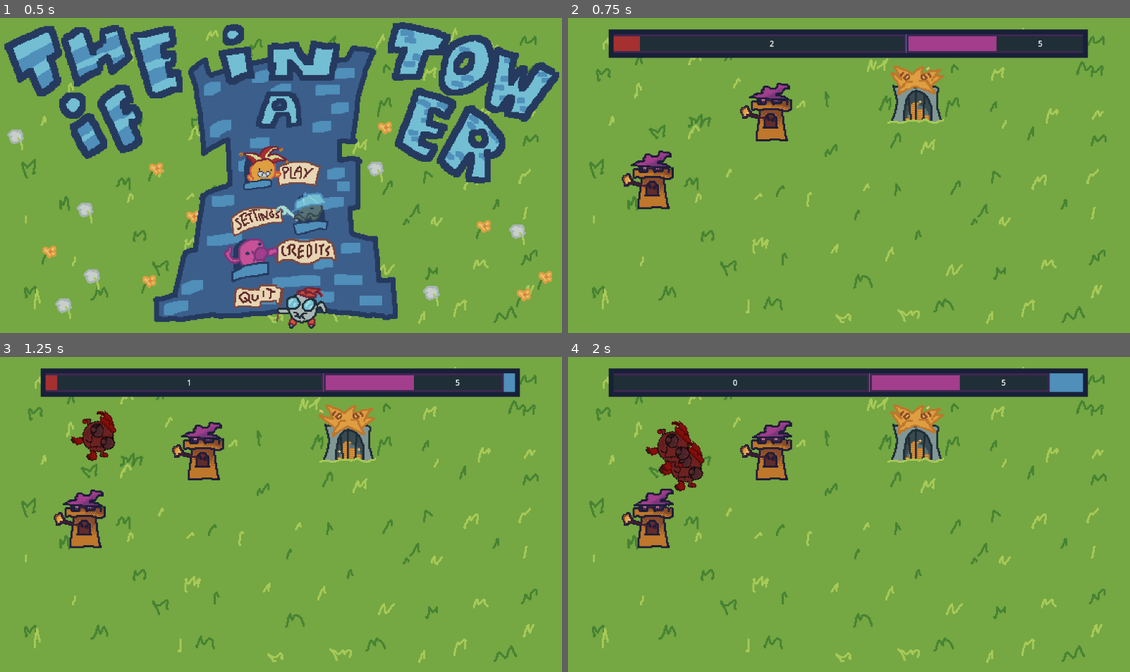
Above: before the commit, frames 1-4 (two rows, left to right).
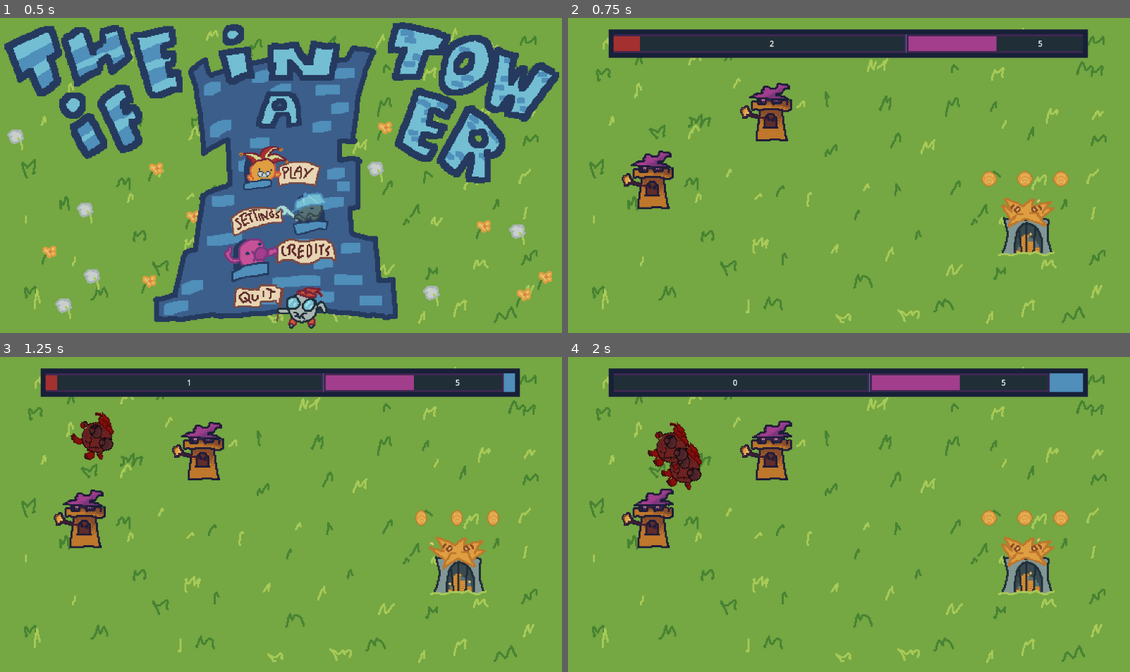
Above: after the commit, the same moments.

Repository: MagnusLucas/BrackeysAugust26
Game: Godot game, scene res://scenes/main_menu.tscn
The game is run twice, just before and just after one commit, with the same random seed, the same clock (stepped at 60 frames per second) and the same inputs. The engine's default icon, where the game draws it, is replaced by a stand-in: a white triangle on a blue panel in a dark square.
Inputs (mouse positions are in pixels of both pictures, inside the frame that each line leads up to):
- Up to frame 1 (0.5 s): no input
- Up to frame 2 (0.75 s): click (849, 169) at 0.5 s
- Up to frame 3 (1.25 s): no input
- Up to frame 4 (2 s): move the mouse to (770, 451) at 1.27 s; click (770, 451) at 1.42 s

Frame 1 is identical in both runs. In frame 2, 3.1% of the frame differs, in the area x 56-90%, y 14-76%; in frame 3, 3.5%; in frame 4, 4.0%, in the area x 13-90%, y 14-76%.

Commit message:
coin added

Diff:
--- a/scenes/base/base.gd
+++ b/scenes/base/base.gd
@@ -11,12 +11,10 @@
 	_update_visuals()
 	base_stats.lost_all_health.connect(_on_lost_all_health)
 
-
 func _update_visuals() -> void:
 	for child_idx in health_container.get_child_count():
-		var child: TextureRect = health_container.get_child(child_idx)
+		var child: Control = health_container.get_child(child_idx)
 		child.visible = base_stats.hp > child_idx
-
 
 func _on_area_entered(area: Area2D) -> void:
 	area.queue_free()
--- a/scenes/base/base.tscn
+++ b/scenes/base/base.tscn
@@ -4,7 +4,7 @@
 [ext_resource type="Script" uid="uid://bmyiou3m7ft1g" path="res://components/circle_collision_shape.gd" id="1_yoymw"]
 [ext_resource type="Resource" uid="uid://dacwdrcvc2p5y" path="res://data/basic_base_stats.tres" id="2_2ket1"]
 [ext_resource type="Texture2D" uid="uid://cu2brrjdox8jr" path="res://assets/towers/King.png" id="3_t7shy"]
-[ext_resource type="Texture2D" uid="uid://0jssmfmsn2ra" path="res://icon.svg" id="3_ttpcr"]
+[ext_resource type="Texture2D" uid="uid://bsx0slic4lo2o" path="res://assets/Coin.png" id="5_t7shy"]
 
 [sub_resource type="AtlasTexture" id="AtlasTexture_e5se4"]
 atlas = ExtResource("3_t7shy")
@@ -31,6 +31,63 @@
 [sub_resource type="CircleShape2D" id="CircleShape2D_opt3f"]
 radius = 64.0
 
+[sub_resource type="AtlasTexture" id="AtlasTexture_opt3f"]
+atlas = ExtResource("5_t7shy")
+region = Rect2(0, 0, 16, 16)
+
+[sub_resource type="AtlasTexture" id="AtlasTexture_g60pn"]
+atlas = ExtResource("5_t7shy")
+region = Rect2(16, 0, 16, 16)
+
+[sub_resource type="AtlasTexture" id="AtlasTexture_knman"]
+atlas = ExtResource("5_t7shy")
+region = Rect2(32, 0, 16, 16)
+
+[sub_resource type="AtlasTexture" id="AtlasTexture_oujnm"]
+atlas = ExtResource("5_t7shy")
+region = Rect2(48, 0, 16, 16)
+
+[sub_resource type="AtlasTexture" id="AtlasTexture_bvxot"]
+atlas = ExtResource("5_t7shy")
+region = Rect2(64, 0, 16, 16)
+
+[sub_resource type="AtlasTexture" id="AtlasTexture_3exvk"]
+atlas = ExtResource("5_t7shy")
+region = Rect2(80, 0, 16, 16)
+
+[sub_resource type="AtlasTexture" id="AtlasTexture_1ux5t"]
+atlas = ExtResource("5_t7shy")
+region = Rect2(96, 0, 16, 16)
+
+[sub_resource type="SpriteFrames" id="SpriteFrames_hgse7"]
+animations = [{
+"frames": [{
+"duration": 1.0,
+"texture": SubResource("AtlasTexture_opt3f")
+}, {
+"duration": 1.0,
+"texture": SubResource("AtlasTexture_g60pn")
+}, {
+"duration": 1.0,
+"texture": SubResource("AtlasTexture_knman")
+}, {
+"duration": 1.0,
+"texture": SubResource("AtlasTexture_oujnm")
+}, {
+"duration": 1.0,
+"texture": SubResource("AtlasTexture_bvxot")
+}, {
+"duration": 1.0,
+"texture": SubResource("AtlasTexture_3exvk")
+}, {
+"duration": 1.0,
+"texture": SubResource("AtlasTexture_1ux5t")
+}],
+"loop": 1,
+"name": &"default",
+"speed": 5.0
+}]
+
 [node name="Base" type="Area2D" unique_id=2018472515]
 collision_layer = 4
 collision_mask = 2
@@ -41,7 +98,7 @@
 scale = Vector2(2, 2)
 sprite_frames = SubResource("SpriteFrames_nj8pf")
 autoplay = "default"
-frame_progress = 0.8873383
+frame_progress = 0.8073361
 
 [node name="CircleCollisionShape" type="CollisionShape2D" parent="." unique_id=1503516649]
 shape = SubResource("CircleShape2D_opt3f")
@@ -62,38 +119,65 @@
 offset_bottom = -78.0
 grow_horizontal = 2
 grow_vertical = 0
+size_flags_horizontal = 4
+alignment = 1
 
-[node name="TextureRect" type="TextureRect" parent="HealthContainer" unique_id=2112169752]
-custom_minimum_size = Vector2(16, 16)
+[node name="TextureRect" type="Control" parent="HealthContainer" unique_id=1570631375]
+custom_minimum_size = Vector2(32, 32)
 layout_mode = 2
-texture = ExtResource("3_ttpcr")
-expand_mode = 3
-stretch_mode = 4
+size_flags_horizontal = 6
+size_flags_vertical = 4
 
-[node name="TextureRect2" type="TextureRect" parent="HealthContainer" unique_id=1070389518]
-custom_minimum_size = Vector2(16, 16)
+[node name="Coin" type="AnimatedSprite2D" parent="HealthContainer/TextureRect" unique_id=377480157]
+position = Vector2(16, 16)
+scale = Vector2(2, 2)
+sprite_frames = SubResource("SpriteFrames_hgse7")
+autoplay = "default"
+
+[node name="TextureRect2" type="Control" parent="HealthContainer" unique_id=1712403129]
+custom_minimum_size = Vector2(32, 32)
 layout_mode = 2
-texture = ExtResource("3_ttpcr")
-expand_mode = 3
-stretch_mode = 4
+size_flags_horizontal = 6
+size_flags_vertical = 4
 
-[node name="TextureRect3" type="TextureRect" parent="HealthContainer" unique_id=902475505]
-custom_minimum_size = Vector2(16, 16)
+[node name="Coin" type="AnimatedSprite2D" parent="HealthContainer/TextureRect2" unique_id=611357682]
+position = Vector2(16, 16)
+scale = Vector2(2, 2)
+sprite_frames = SubResource("SpriteFrames_hgse7")
+autoplay = "default"
+
+[node name="TextureRect3" type="Control" parent="HealthContainer" unique_id=1483320358]
+custom_minimum_size = Vector2(32, 32)
 layout_mode = 2
-texture = ExtResource("3_ttpcr")
-expand_mode = 3
-stretch_mode = 4
+size_flags_horizontal = 6
+size_flags_vertical = 4
 
-[node name="TextureRect4" type="TextureRect" parent="HealthContainer" unique_id=521674222]
-custom_minimum_size = Vector2(16, 16)
+[node name="Coin" type="AnimatedSprite2D" parent="HealthContainer/TextureRect3" unique_id=1548670833]
+position = Vector2(16, 16)
+scale = Vector2(2, 2)
+sprite_frames = SubResource("SpriteFrames_hgse7")
+autoplay = "default"
+
+[node name="TextureRect4" type="Control" parent="HealthContainer" unique_id=1313677343]
+custom_minimum_size = Vector2(32, 32)
 layout_mode = 2
-texture = ExtResource("3_ttpcr")
-expand_mode = 3
-stretch_mode = 4
+size_flags_horizontal = 6
+size_flags_vertical = 4
 
-[node name="TextureRect5" type="TextureRect" parent="HealthContainer" unique_id=1555972184]
-custom_minimum_size = Vector2(16, 16)
+[node name="Coin" type="AnimatedSprite2D" parent="HealthContainer/TextureRect4" unique_id=774700748]
+position = Vector2(16, 16)
+scale = Vector2(2, 2)
+sprite_frames = SubResource("SpriteFrames_hgse7")
+autoplay = "default"
+
+[node name="TextureRect5" type="Control" parent="HealthContainer" unique_id=349062765]
+custom_minimum_size = Vector2(32, 32)
 layout_mode = 2
-texture = ExtResource("3_ttpcr")
-expand_mode = 3
-stretch_mode = 4
+size_flags_horizontal = 6
+size_flags_vertical = 4
+
+[node name="Coin" type="AnimatedSprite2D" parent="HealthContainer/TextureRect5" unique_id=1042394775]
+position = Vector2(16, 16)
+scale = Vector2(2, 2)
+sprite_frames = SubResource("SpriteFrames_hgse7")
+autoplay = "default"
--- a/scenes/enemy/enemy.tscn
+++ b/scenes/enemy/enemy.tscn
@@ -125,8 +125,9 @@
 [node name="Sprite2D" type="AnimatedSprite2D" parent="Enemy" unique_id=1532550252]
 scale = Vector2(2, 2)
 sprite_frames = SubResource("SpriteFrames_nj8pf")
-animation = &"death"
-frame_progress = 0.4749244
+animation = &"walk"
+autoplay = "walk"
+frame_progress = 0.6574614
 
 [node name="CircleCollisionShape" type="CollisionShape2D" parent="Enemy" unique_id=2102563477]
 scale = Vector2(2, 2)
--- a/scenes/test_scene.tscn
+++ b/scenes/test_scene.tscn
@@ -14,7 +14,7 @@
 
 [sub_resource type="Curve2D" id="Curve2D_7ddre"]
 _data = {
-"points": PackedVector2Array(0, 0, 0, 0, 193, 153, 0, 0, 0, 0, 308, 330, 0, 0, 0, 0, 705, 159)
+"points": PackedVector2Array(0, 0, 0, 0, 193, 153, 0, 0, 0, 0, 308, 330, 0, 0, 0, 0, 926, 451)
 }
 point_count = 3
 
@@ -60,7 +60,7 @@
 curve = SubResource("Curve2D_7ddre")
 
 [node name="Base" parent="." unique_id=2018472515 instance=ExtResource("3_nd71p")]
-position = Vector2(712, 158)
+position = Vector2(938, 429)
 
 [node name="Tower" parent="." unique_id=1378462679 instance=ExtResource("4_7ddre")]
 position = Vector2(419, 192)
Binary file added: assets/Coin.png
Not shown, added: assets/Coin.png.import
